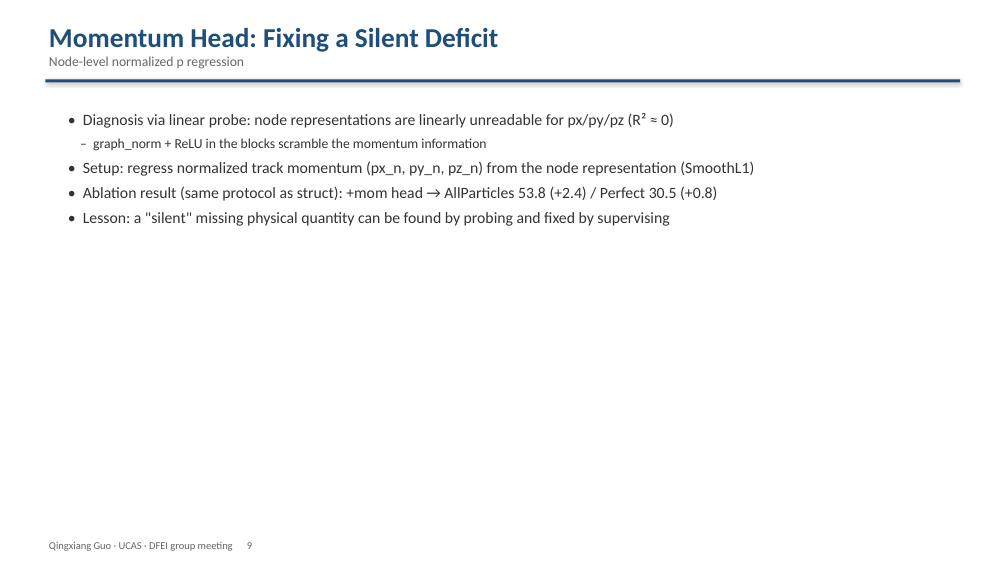
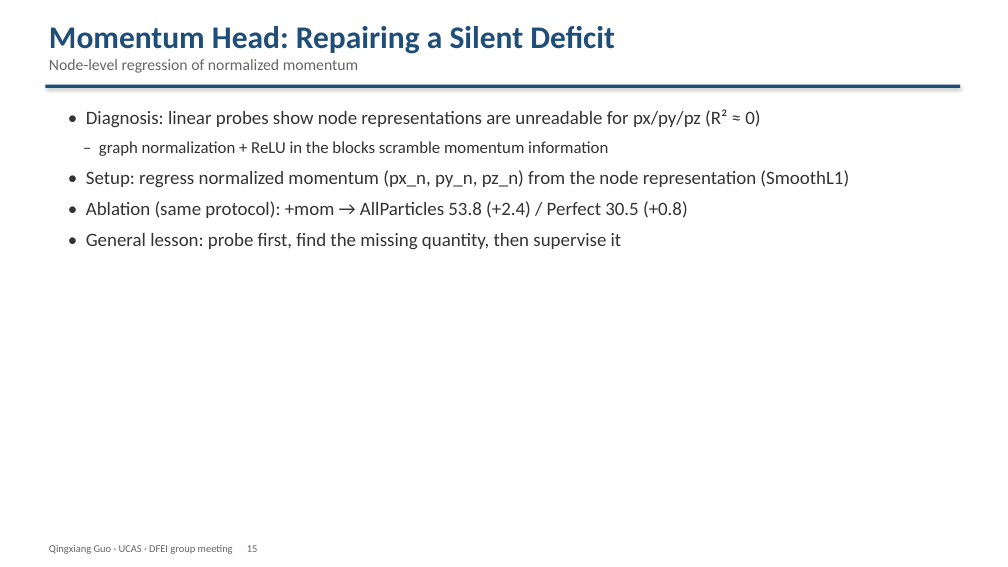
Before and after one commit to Aniedrew/dfei_ift, a slide deck: slide 15 of meeting_figs/DFEI_progress_20260902_EN.pptx (slide 9 before the commit). Drawn at 1008x567 pixels with LibreOffice and Linux fonts; fonts in the diff are those of the drawing. Boxes give left, top, right and bottom in pixels: in the first picture for what was removed or moved away, otherwise in the second. Text is boxed around its words. In the diff, an @@ line names an element or a change of style, - is before the commit and + after.

Commit message:
docs: formalize group-meeting deck v2 (25 slides, figures, >=20pt) + speech script

```diff
--- a/meeting_figs/DFEI_progress_20260902_EN.pptx
+++ b/meeting_figs/DFEI_progress_20260902_EN.pptx
@@ text at (x1=49, y1=26, x2=615, y2=73): text changed; size 26 to 15 pt; text colour #1F4E79 to #666666; bold off @@
-Momentum Head: Fixing a Silent Deficit
-Node-level normalized p regression
+Momentum Head: Repairing a Silent Deficit
+Node-level regression of normalized momentum
@@ rectangle moved from (x1=45, y1=79, x2=960, y2=82) to (x1=45, y1=85, x2=960, y2=88) @@
@@ text at (x1=86, y1=109, x2=849, y2=249): text changed; size 15 to 18 pt @@
-• Diagnosis via linear probe: node representations are linearly unreadable for px/py/pz (R² ≈ 0)
-– graph_norm + ReLU in the blocks scramble the momentum information
-• Setup: regress normalized track momentum (px_n, py_n, pz_n) from the node representation (SmoothL1)
-• Ablation result (same protocol as struct): +mom head → AllParticles 53.8 (+2.4) / Perfect 30.5 (+0.8)
-• Lesson: a "silent" missing physical quantity can be found by probing and fixed by supervising
+• Diagnosis: linear probes show node representations are unreadable for px/py/pz (R² ≈ 0)
+– graph normalization + ReLU in the blocks scramble momentum information
+• Setup: regress normalized momentum (px_n, py_n, pz_n) from the node representation (SmoothL1)
+• Ablation (same protocol): +mom → AllParticles 53.8 (+2.4) / Perfect 30.5 (+0.8)
+• General lesson: probe first, find the missing quantity, then supervise it
@@ text at (x1=49, y1=545, x2=258, y2=554): text changed @@
-Qingxiang Guo · UCAS · DFEI group meeting 9
+Qingxiang Guo · UCAS · DFEI group meeting 15
```
Also in this commit, not shown: 14 other slides changed, 10 slides added, 4 slides removed, 2 other files.
